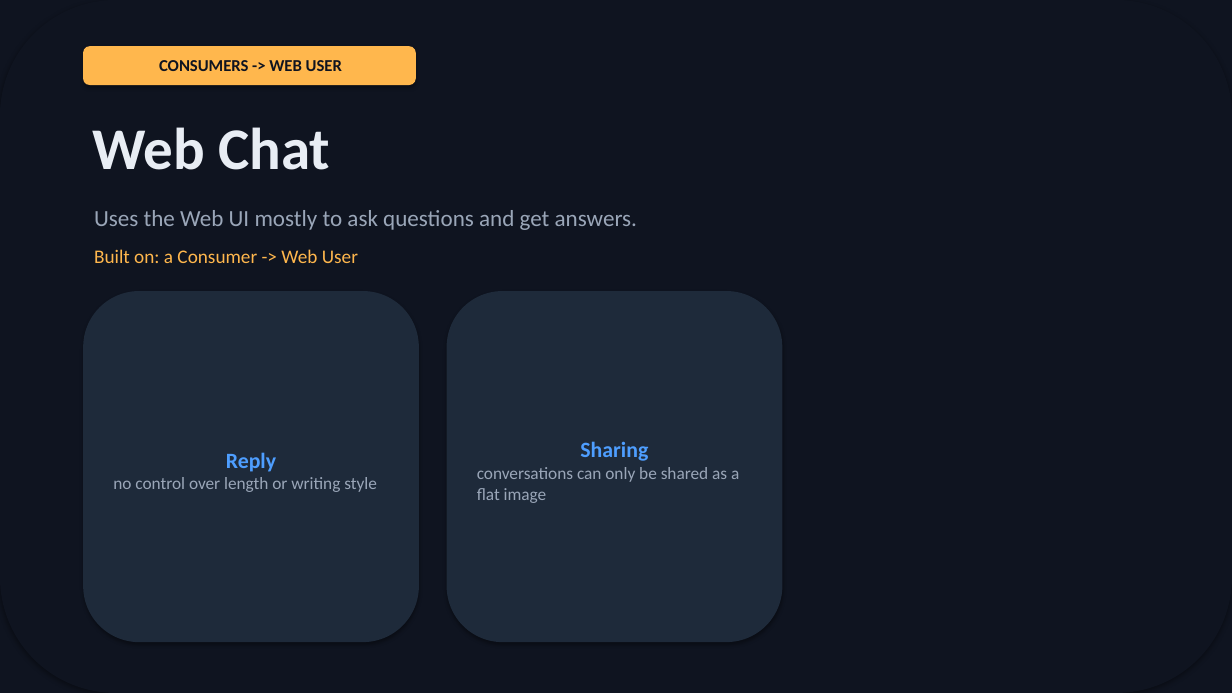
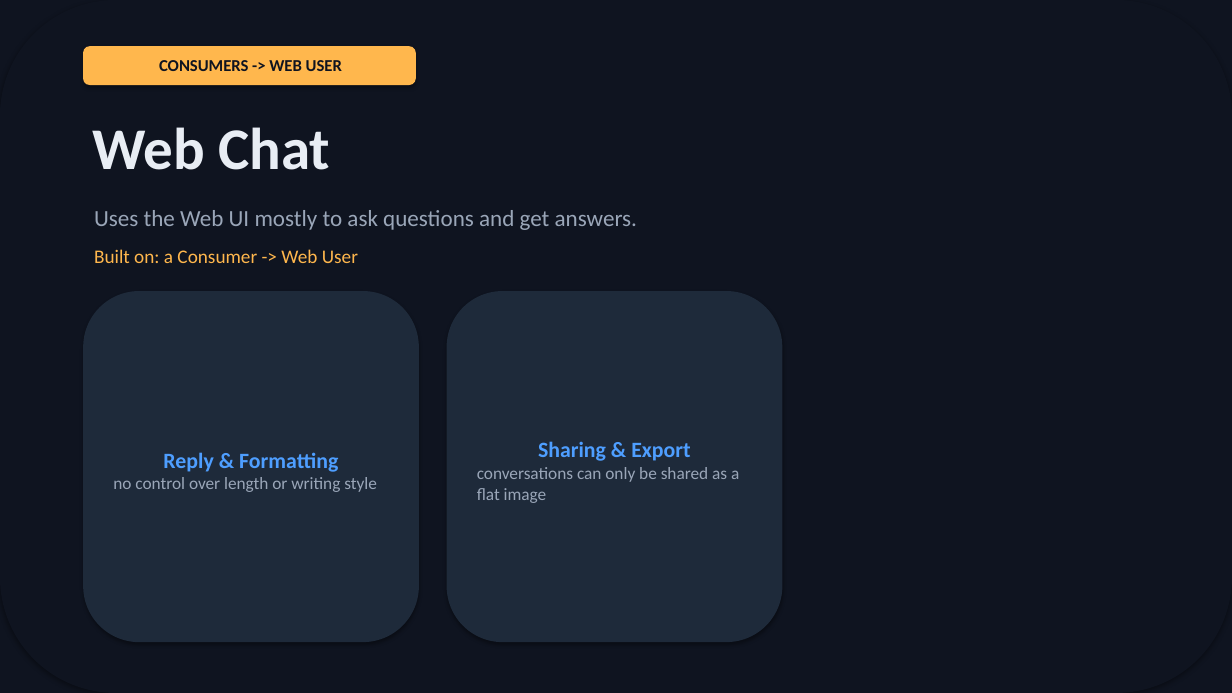
Before and after one commit to michaelatamuk/openjiuwen-jiuwenswarm, a slide deck: slide 7 of docs-michael/usability/slides/personas-deck.pptx. Drawn at 1232x693 pixels with LibreOffice and Linux fonts; fonts in the diff are those of the drawing. Boxes give left, top, right and bottom in pixels: in the first picture for what was removed or moved away, otherwise in the second. Text is boxed around its words. In the diff, an @@ line names an element or a change of style, - is before the commit and + after.

```diff
--- a/docs-michael/usability/slides/personas-deck.pptx
+++ b/docs-michael/usability/slides/personas-deck.pptx
@@ text in rounded rectangle at <box>538,441,690,461</box>: text changed @@
-Sharing
+Sharing & Export
@@ text in rounded rectangle at <box>163,452,338,472</box>: text changed @@
-Reply
+Reply & Formatting
```
Also in this commit, not shown: 3 other slides changed, 42 other files.
